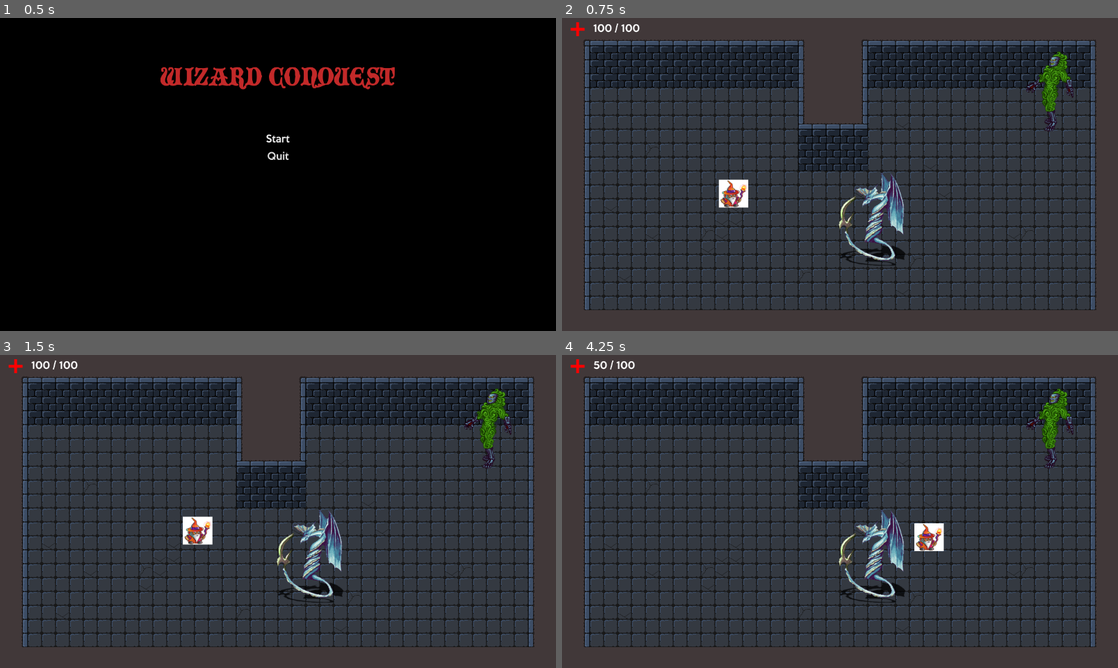
Above: before the commit, frames 1-4 (two rows, left to right).
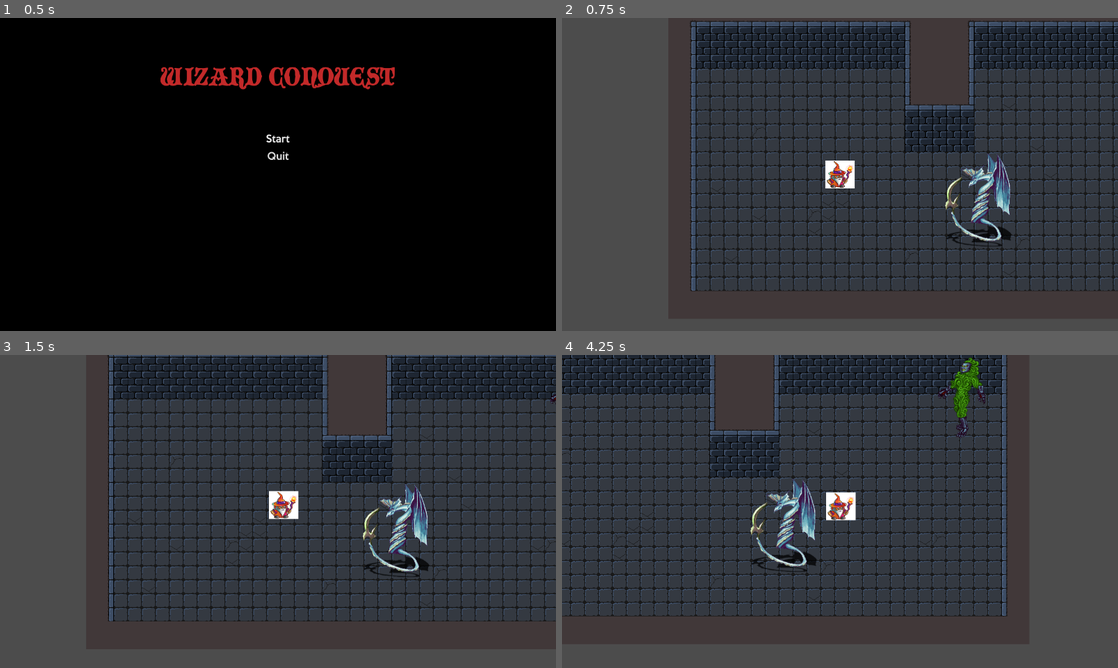
Above: after the commit, the same moments.

Repository: jeremiah-crosby/wizard-conquest-godot
Game: Godot game, scene res://MainScene.tscn
The game is run twice, just before and just after one commit, with the same random seed, the same clock (stepped at 60 frames per second) and the same inputs.
Inputs:
- Up to frame 1 (0.5 s): no input
- Up to frame 2 (0.75 s): click "Start" at 0.5 s
- Up to frame 3 (1.5 s): tap Enter (ui_accept) at 1.25 s; hold Right (play_move_right) from 1.28 s (still down); tap K (play_spell_2, bound only after the commit) at 1.35 s
- Up to frame 4 (4.25 s): tap Enter (ui_accept) at 1.52, 2.27, 3.77 s; release Right (play_move_right) at 2.03 s; hold Down (play_move_down) 2.03-2.78 s; tap J (play_spell_1) at 2.1 s; tap K (play_spell_2, bound only after the commit) at 2.3, 2.85, 3.6 s; hold Right (play_move_right) 2.78-3.53 s; hold Up (play_move_up) from 3.53 s (still down)

Frame 1 is identical in both runs. In frame 2, 42% of the frame differs, in the area x 1-100%, y 0-94%; in frame 3, 42%; in frame 4, 43%, in the area x 0-97%, y 0-94%.

Commit message:
Add screen shake to earthquake spell

Diff:
--- a/characters/Player.gd
+++ b/characters/Player.gd
@@ -6,7 +6,8 @@
 const SPELL_OFFSET_X = 30
 const SPELL_OFFSET_Y = -15
 
-var Fireball = preload("res://spells/Fireball.tscn")
+const Fireball = preload("res://spells/Fireball.tscn")
+const Earthquake = preload("res://spells/Earthquake.tscn")
 const DamageSource = preload("res://common/DamageSource.gd")
 
 func _ready():
@@ -32,6 +33,9 @@
 	if Input.is_action_just_pressed("play_spell_1"):
 		fire_spell_1()
 
+	if Input.is_action_just_pressed("play_spell_2"):
+		fire_spell_2()
+
 
 	self.move_and_slide(velocity.normalized() * BASE_SPEED)
 
@@ -39,3 +43,8 @@
 	var fireball = Fireball.instance()
 	fireball.position = position + Vector2(SPELL_OFFSET_X, SPELL_OFFSET_Y)
 	get_parent().add_child(fireball)
+
+func fire_spell_2():
+	var earthquake = Earthquake.instance()
+	earthquake.initialize(self)
+	get_parent().add_child(earthquake)
--- a/characters/Player.tscn
+++ b/characters/Player.tscn
@@ -16,6 +16,7 @@
 script = ExtResource( 1 )
 
 [node name="Camera2D" type="Camera2D" parent="."]
+current = true
 
 [node name="Sprite" type="Sprite" parent="."]
 texture = ExtResource( 2 )
--- a/effects/ScreenShake.gd
+++ b/effects/ScreenShake.gd
@@ -1,13 +1,22 @@
 extends Node
 
-# Declare member variables here. Examples:
-# var a = 2
-# var b = "text"
+export(int) var shake_magnitude = 0
+export(float) var shake_duration = 0.0
+
+var elapsed = 0
+var player
 
 # Called when the node enters the scene tree for the first time.
 func _ready():
-	pass # Replace with function body.
+	set_process(true)
 
-# Called every frame. 'delta' is the elapsed time since the previous frame.
-#func _process(delta):
-#	pass
+func initialize(player):
+	self.player = player
+
+func _physics_process(delta):
+	if elapsed >= shake_duration:
+		set_process(false)
+		return
+
+	elapsed += delta
+	player.get_node("Camera2D").offset = Vector2(rand_range(-shake_magnitude, shake_magnitude), rand_range(-shake_magnitude, shake_magnitude));
--- a/project.godot
+++ b/project.godot
@@ -83,6 +83,12 @@
 , Object(InputEventJoypadButton,"resource_local_to_scene":false,"resource_name":"","device":0,"button_index":2,"pressure":0.0,"pressed":false,"script":null)
  ]
 }
+play_spell_2={
+"deadzone": 0.5,
+"events": [ Object(InputEventKey,"resource_local_to_scene":false,"resource_name":"","device":0,"alt":false,"shift":false,"control":false,"meta":false,"command":false,"pressed":false,"scancode":75,"unicode":0,"echo":false,"script":null)
+, Object(InputEventJoypadButton,"resource_local_to_scene":false,"resource_name":"","device":0,"button_index":3,"pressure":0.0,"pressed":false,"script":null)
+ ]
+}
 
 [layer_names]
 
--- a/spells/Earthquake.gd
+++ b/spells/Earthquake.gd
@@ -1,13 +1,11 @@
 extends Node
 
-# Declare member variables here. Examples:
-# var a = 2
-# var b = "text"
+var player
 
 # Called when the node enters the scene tree for the first time.
 func _ready():
 	pass # Replace with function body.
 
-# Called every frame. 'delta' is the elapsed time since the previous frame.
-#func _process(delta):
-#	pass
+func initialize(player):
+	self.player = player
+	$ScreenShake.initialize(player)
--- a/spells/Earthquake.tscn
+++ b/spells/Earthquake.tscn
@@ -1,6 +1,11 @@
-[gd_scene load_steps=2 format=2]
+[gd_scene load_steps=3 format=2]
 
 [ext_resource path="res://spells/Earthquake.gd" type="Script" id=1]
+[ext_resource path="res://effects/ScreenShake.tscn" type="PackedScene" id=2]
 
 [node name="Earthquake" type="Node"]
 script = ExtResource( 1 )
+
+[node name="ScreenShake" parent="." instance=ExtResource( 2 )]
+shake_magnitude = 15
+shake_duration = 1.0
